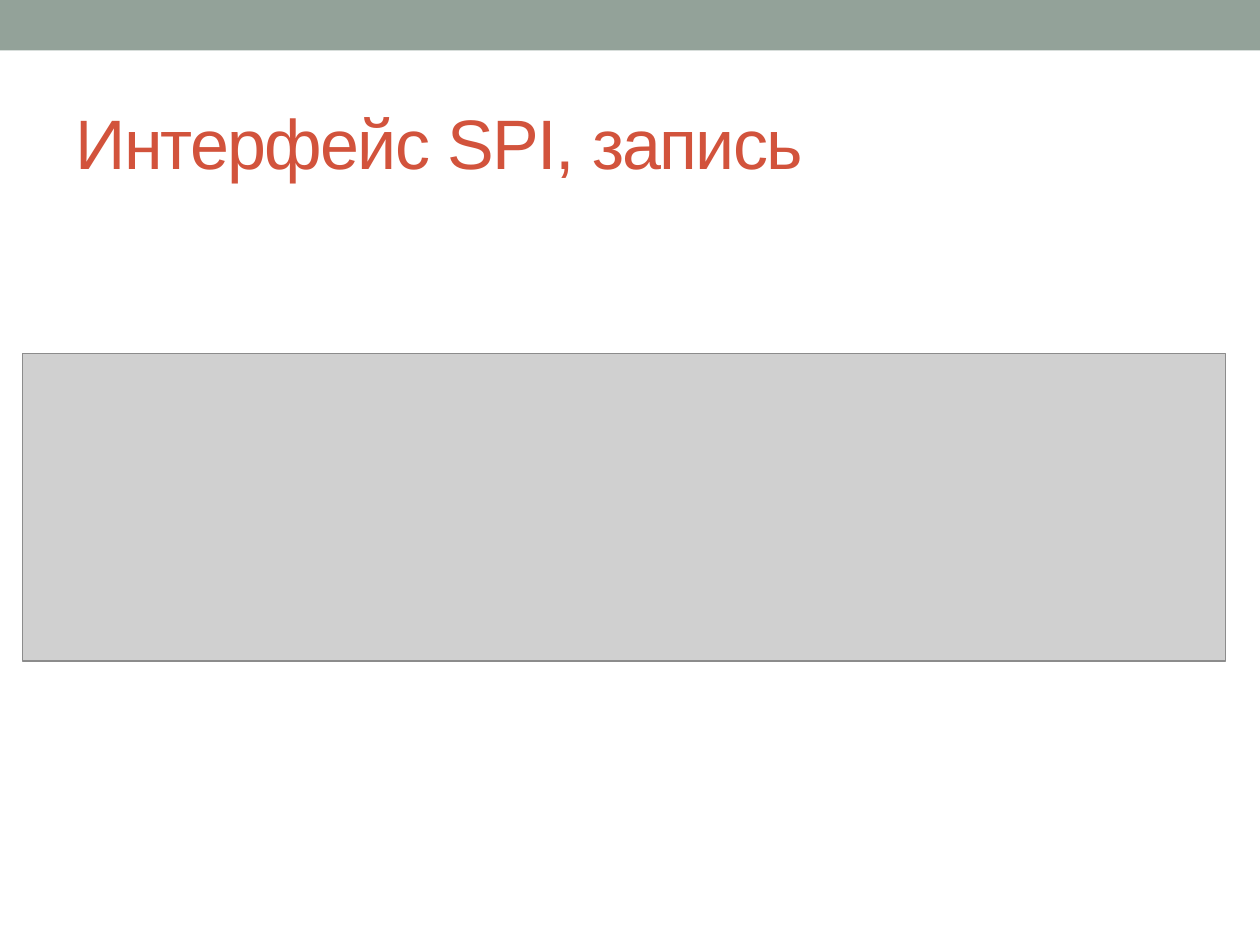
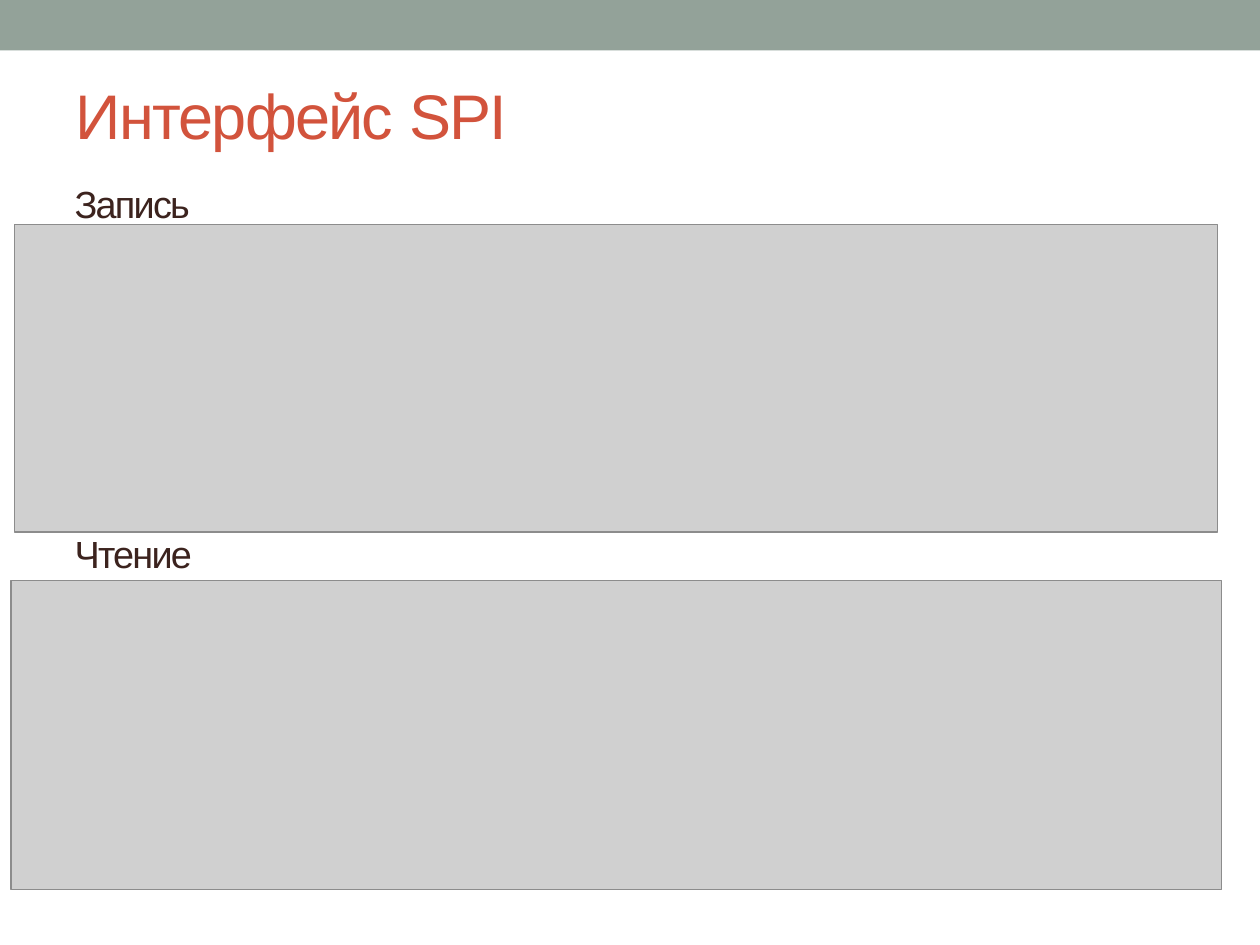
Before and after one commit to kenezoer/soc_programming, a slide deck: slide 8 of doc/Labs/LabWork1.pptx. Drawn at 1260x945 pixels with LibreOffice and Linux fonts; fonts in the diff are those of the drawing; grey boxes stand for pictures. Boxes give left, top, right and bottom in pixels: in the first picture for what was removed or moved away, otherwise in the second. Text is boxed around its words. In the diff, an @@ line names an element or a change of style, - is before the commit and + after.

```diff
--- a/doc/Labs/LabWork1.pptx
+++ b/doc/Labs/LabWork1.pptx
@@ title at (76,92,507,150): text changed; size 40 to 36 pt @@
-Интерфейс SPI, запись
+Интерфейс SPI
@@ text added at (75,191,190,225), 21.6 pt, text #3C231F @@
+Запись
@@ picture: place and size @@
-picture at (23,354,1226,662)
+picture at (15,224,1218,532)
@@ text added at (75,542,192,569), 21.6 pt, text #3C231F @@
+Чтение
@@ picture added at (11,580,1222,890) @@
```
Also in this commit, not shown: 4 other slides changed, 3 slides added, 8 slides removed, 3 other files.
